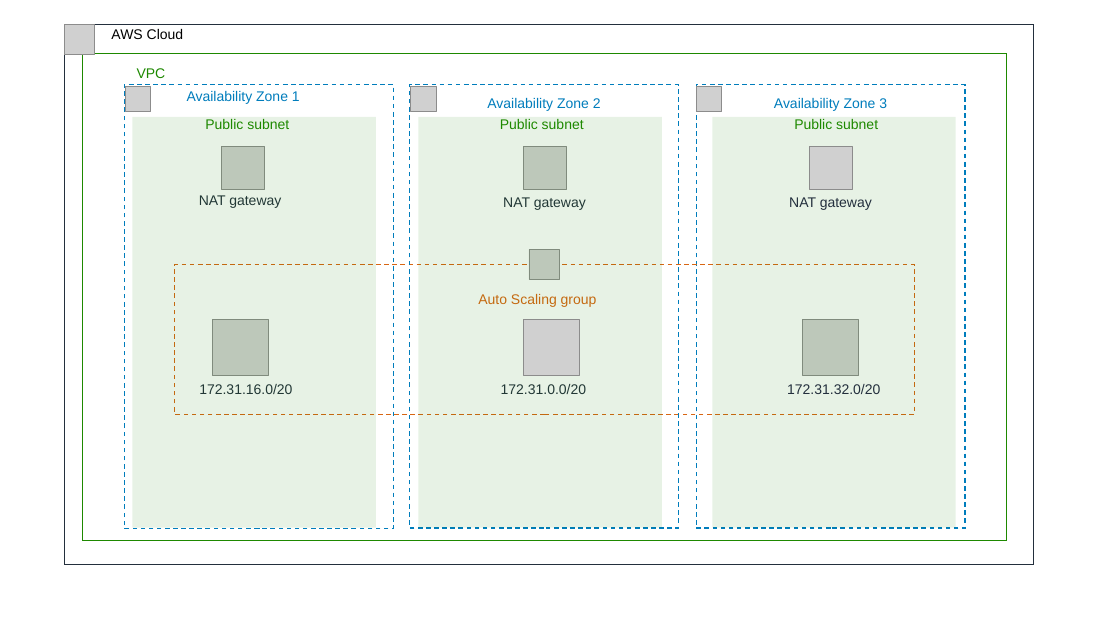
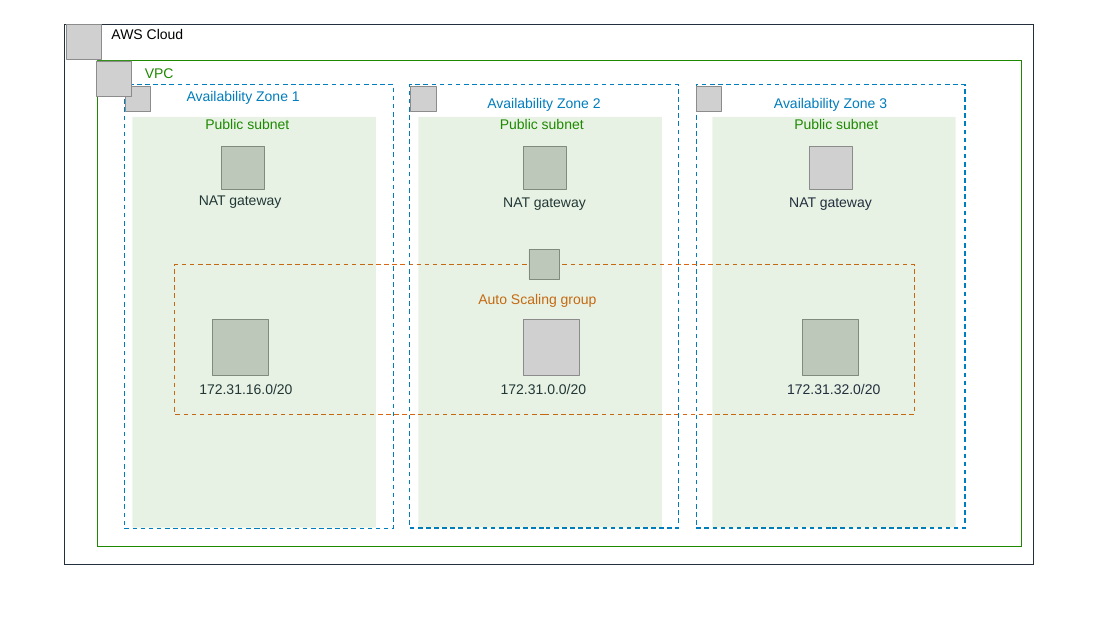
Before and after one commit to aws-quickstart/quickstart-neo4j, a slide deck: slide 1 of docs/images/neo4j_architecture_diagram.pptx. Drawn at 1120x630 pixels with LibreOffice and Linux fonts; fonts in the diff are those of the drawing; grey boxes stand for pictures. Boxes give left, top, right and bottom in pixels: in the first picture for what was removed or moved away, otherwise in the second. Text is boxed around its words. In the diff, an @@ line names an element or a change of style, - is before the commit and + after.

```diff
--- a/docs/images/neo4j_architecture_diagram.pptx
+++ b/docs/images/neo4j_architecture_diagram.pptx
@@ picture: place and size @@
-picture at [64, 24, 94, 55]
+picture at [66, 24, 102, 60]
@@ rectangle: place and size @@
-rectangle at [82, 54, 1007, 540]
+rectangle at [97, 60, 1022, 547]
@@ picture added at [97, 61, 132, 97] @@
@@ text "VPC": place and size @@
-text "VPC" at [137, 68, 166, 78]
+text "VPC" at [145, 68, 174, 78]
```
Also in this commit, not shown: 1 slide added, 4 other files.
